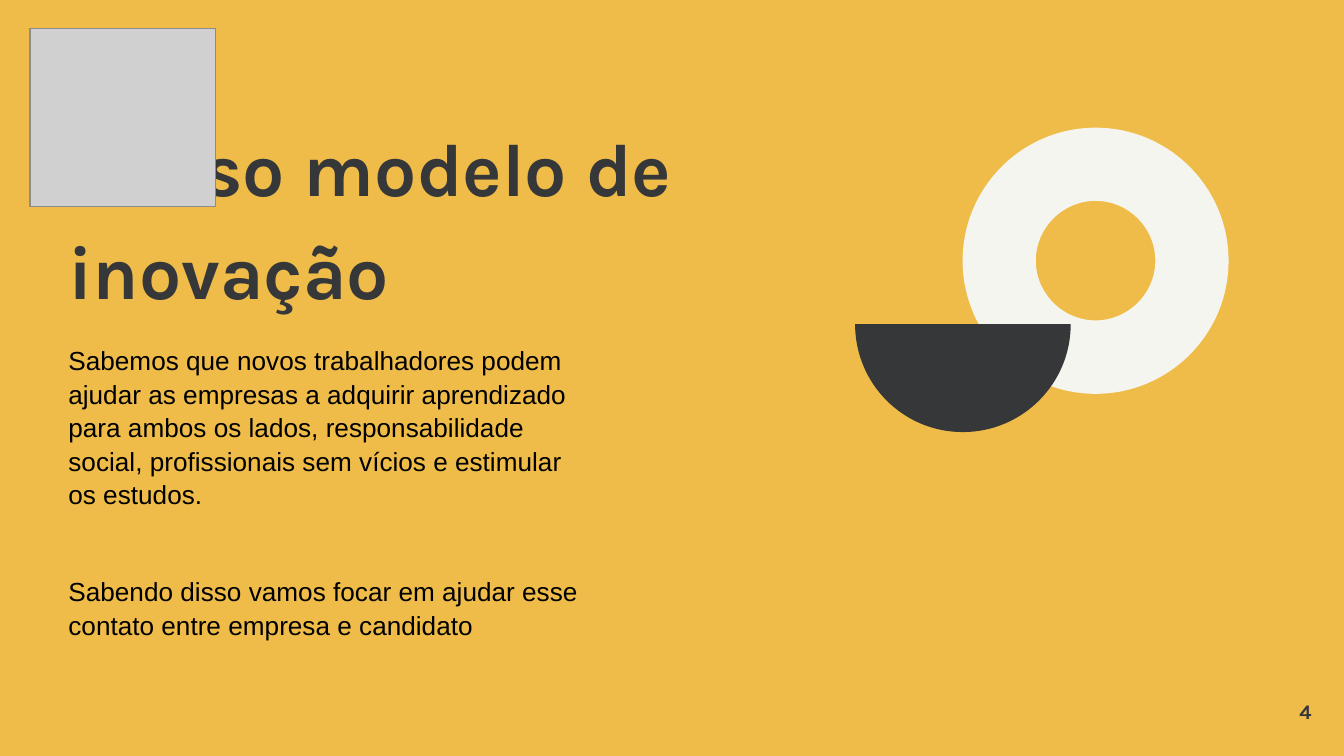
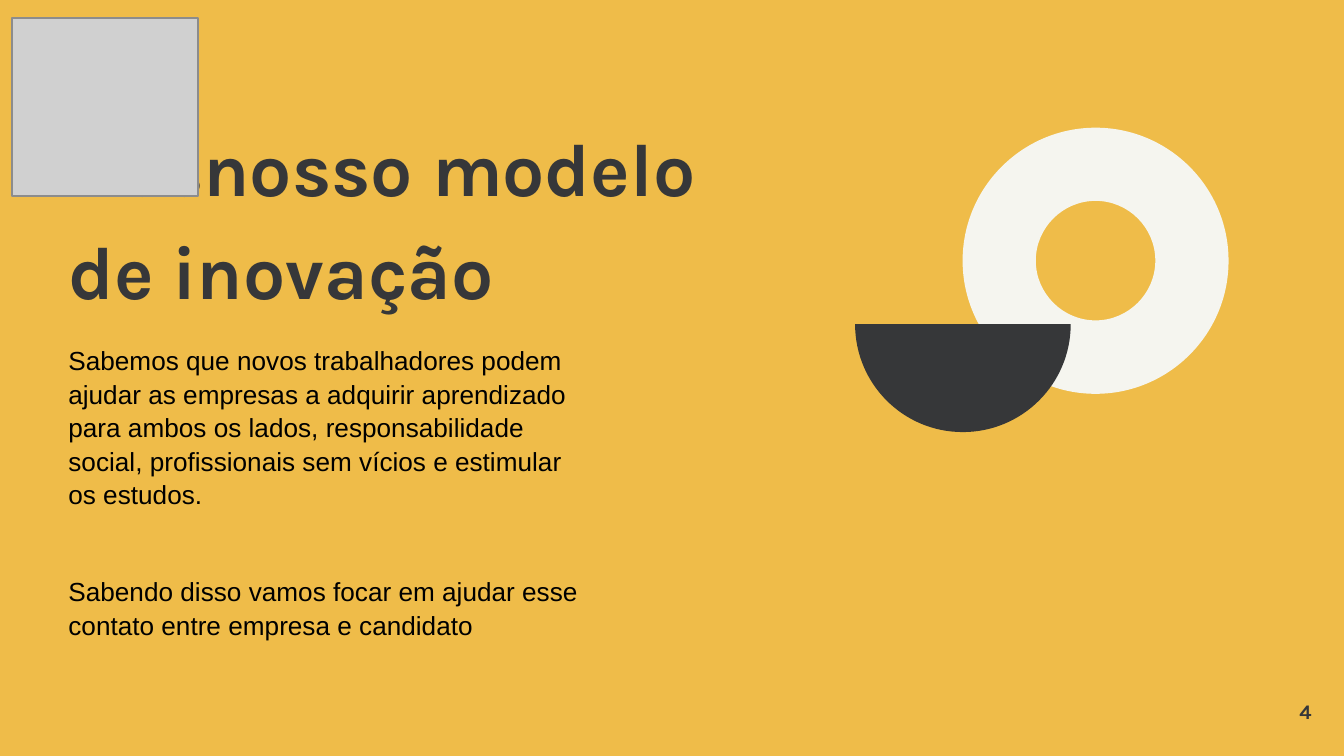
Before and after one commit to fernandoiezzi/projeto_integrador_final, a slide deck: slide 4 of apresentação.pptx. Drawn at 1344x756 pixels with LibreOffice and Linux fonts; fonts in the diff are those of the drawing; grey boxes stand for pictures. Boxes give left, top, right and bottom in pixels: in the first picture for what was removed or moved away, otherwise in the second. Text is boxed around its words. In the diff, an @@ line names an element or a change of style, - is before the commit and + after.

```diff
--- a/apresentação.pptx
+++ b/apresentação.pptx
@@ picture: place and size @@
-picture at (30,28,215,207)
+picture at (12,17,198,196)
@@ text at (68,129,695,315): text changed @@
-Nosso modelo de inovação
+Nosnosso modelo de inovação
```
Also in this commit, not shown: 2 other slides changed.
